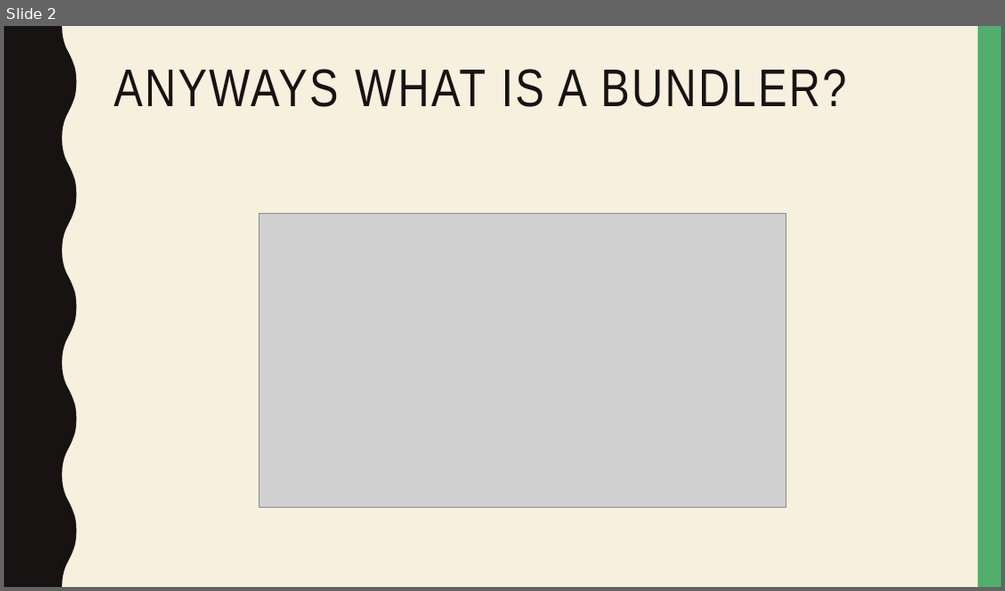
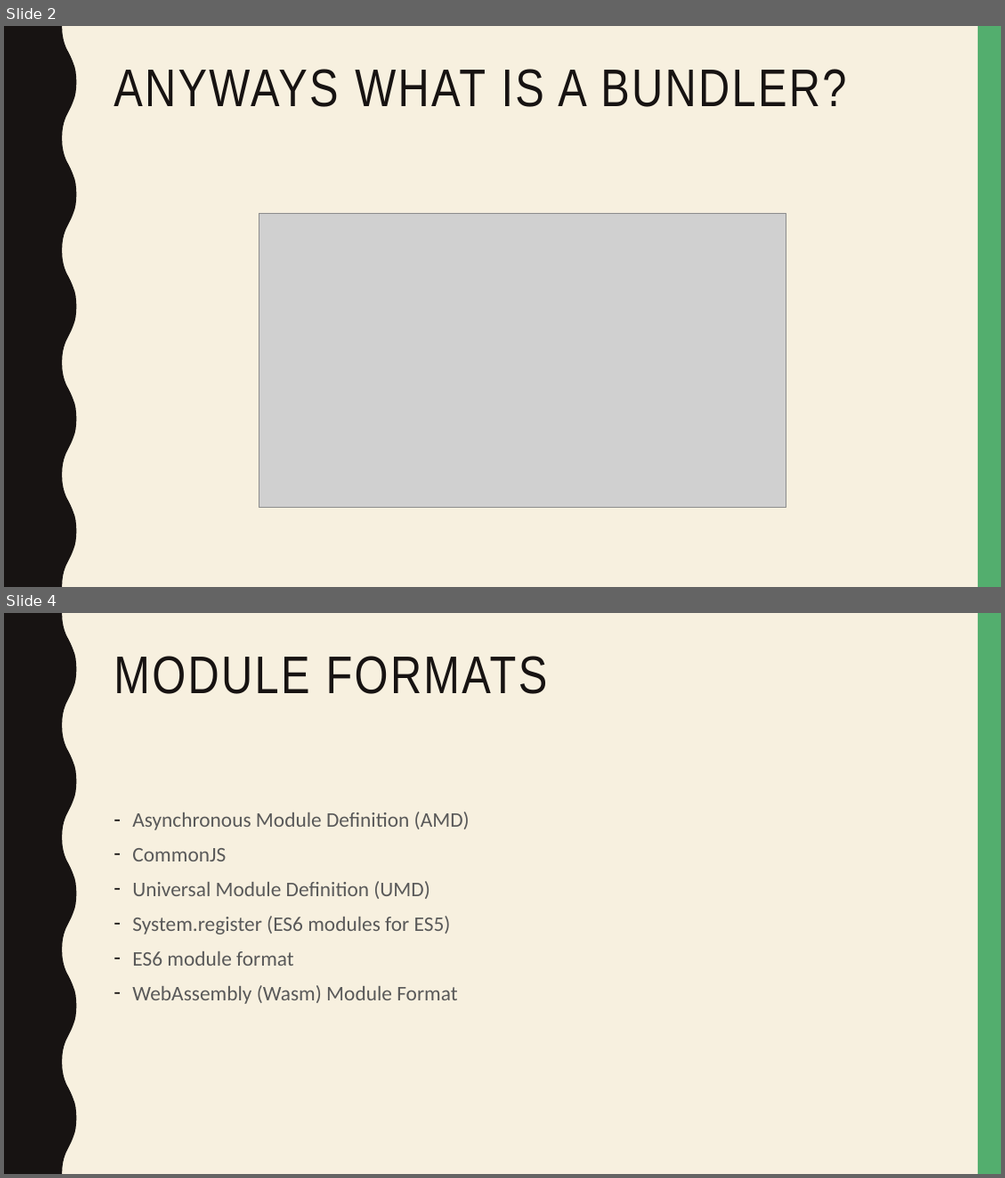
Before and after one commit to Mishurin/frontend-examples, a slide deck: webpack/WebPack.pptx. Shown one above the other, each under a label of ours: slide 2 before the commit, slides 2 and 4 after it; the slides between them are not shown. The pictures are 1005x591 and 1005x1178 pixels, drawn with LibreOffice and Linux fonts; fonts in the diff are those of the drawing; grey boxes stand for pictures. Boxes give left, top, right and bottom in pixels: in the first picture for what was removed or moved away, otherwise in the second. Text is boxed around its words. In the diff, an @@ line names an element or a change of style, - is before the commit and + after.

```diff
--- a/webpack/WebPack.pptx
+++ b/webpack/WebPack.pptx
@@ slide 4 added at bbox=[4, 613, 1001, 1174], background #F7F0DF; not listed: 2 template elements that a slide beside it also shows @@
@@ title added at bbox=[113, 656, 548, 694], 51 pt, text #171312 @@
+MODULE FORMATS
@@ text added at bbox=[132, 811, 469, 1004], 20 pt, text #595959 @@
+– Asynchronous Module Definition (AMD)
+– CommonJS
+– Universal Module Definition (UMD)
+– System.register (ES6 modules for ES5)
+– ES6 module format
+– WebAssembly (Wasm) Module Format
```
Also in this commit, not shown: 2 slides changed, 3 other slides added, 9 other files.
